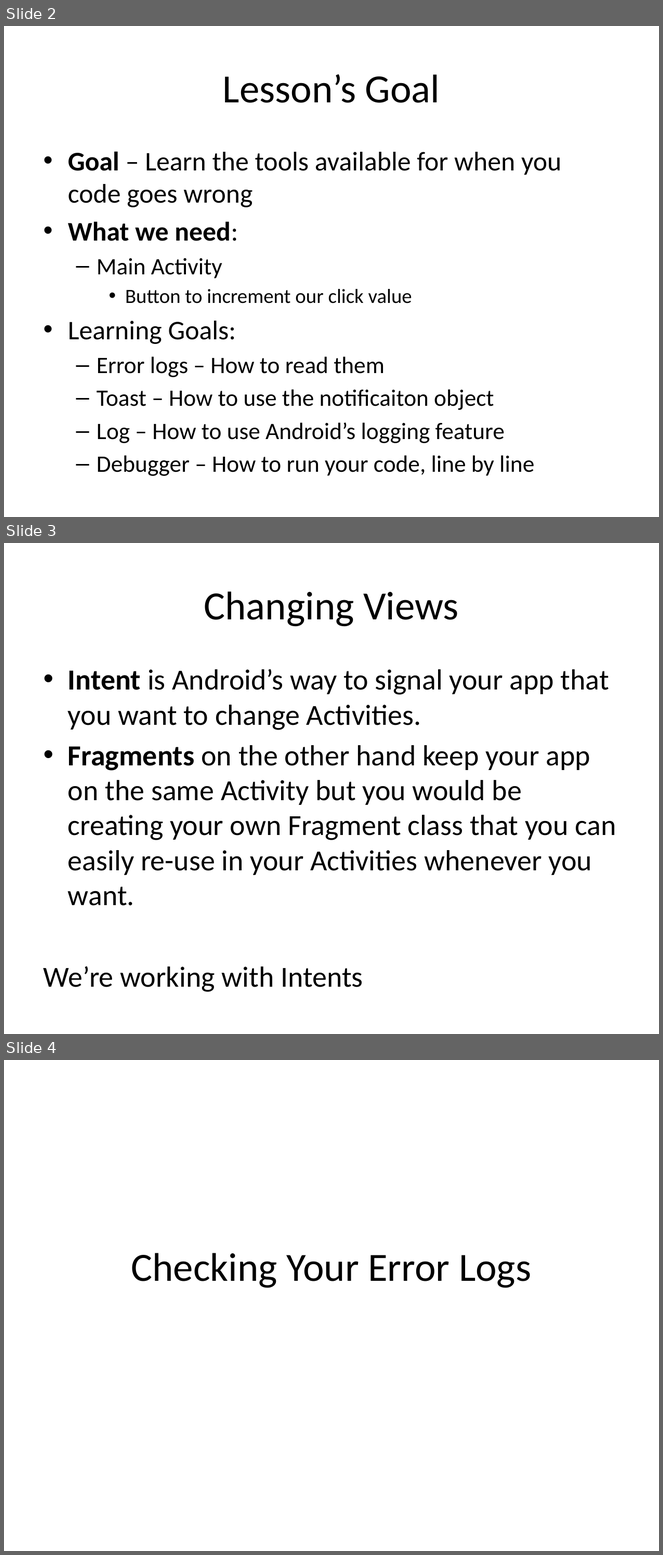
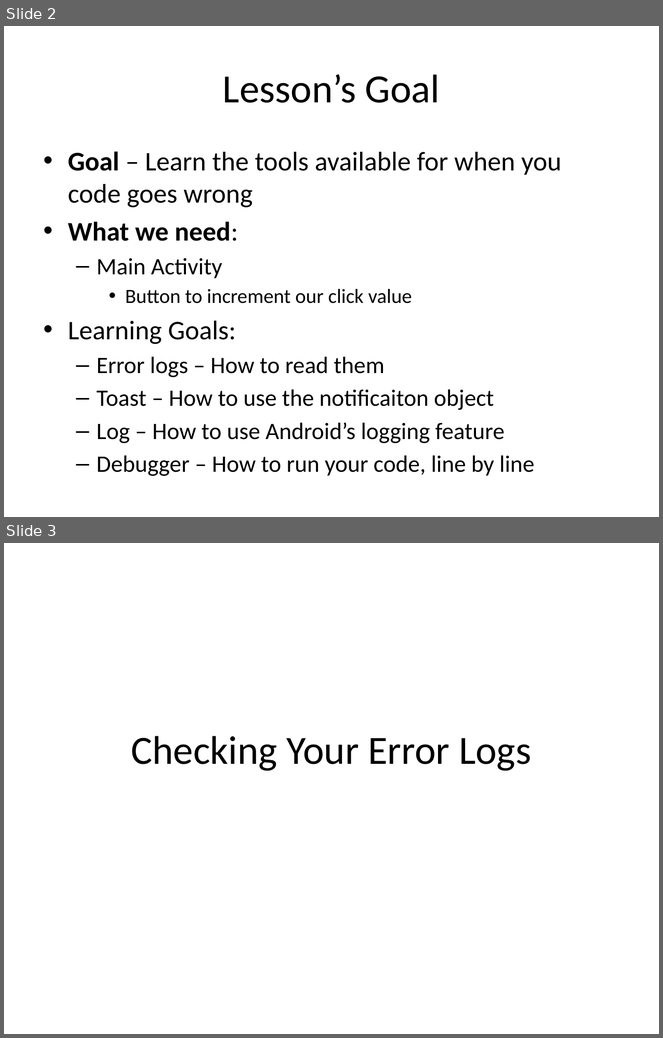
Before and after one commit to chang47/AndroidTutorial, a slide deck: Lesson4 Debugging/Android Lesson 4 Debugging.pptx. Shown one above the other, each under a label of ours: slides 2, 3 and 4 before the commit, slides 2 and 3 after it. The pictures are 663x1555 and 663x1038 pixels, drawn with LibreOffice and Linux fonts; fonts in the diff are those of the drawing. Boxes give left, top, right and bottom in pixels: in the first picture for what was removed or moved away, otherwise in the second. Text is boxed around its words. In the diff, an @@ line names an element or a change of style, - is before the commit and + after.

```diff
--- a/Lesson4 Debugging/Android Lesson 4 Debugging.pptx
+++ b/Lesson4 Debugging/Android Lesson 4 Debugging.pptx
@@ slide 3 removed at bbox=[4, 543, 659, 1034], background #FFFFFF @@
@@ title removed at bbox=[204, 591, 459, 627] @@
-Changing Views
@@ text removed at bbox=[44, 669, 616, 992] @@
-• Intent is Android’s way to signal your app that you want to change Activities.
-• Fragments on the other hand keep your app on the same Activity but you would be creating your own Fragment class that you can easily re-use in your Activities whenever you want.
-We’re working with Intents
@@ what was slide 4 is now slide 3 @@
```
Also in this commit, not shown: 2 slides changed.
